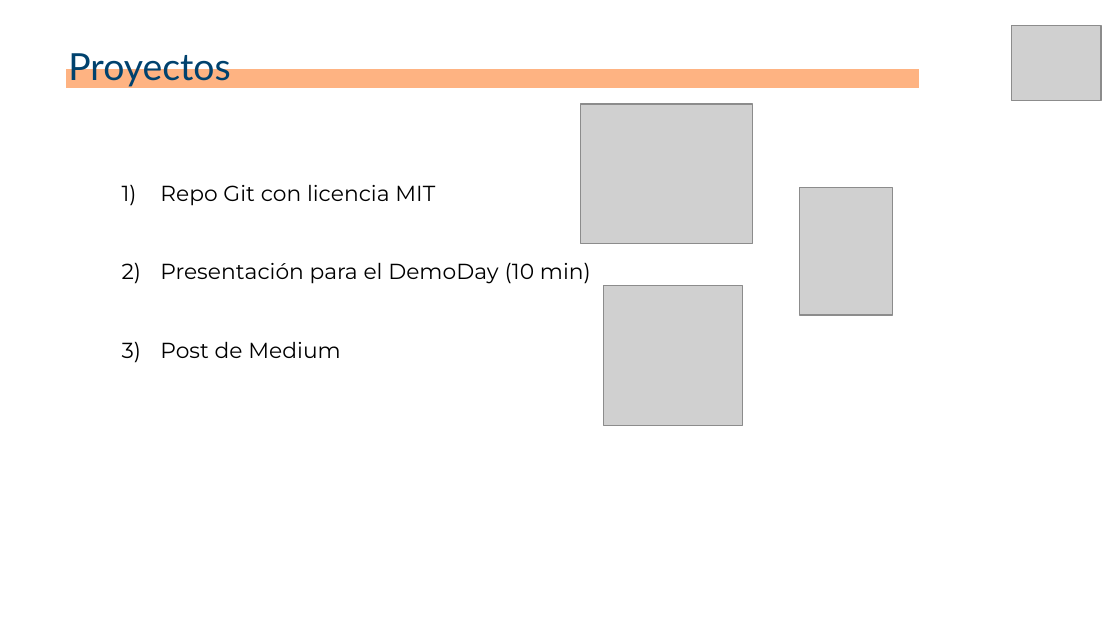
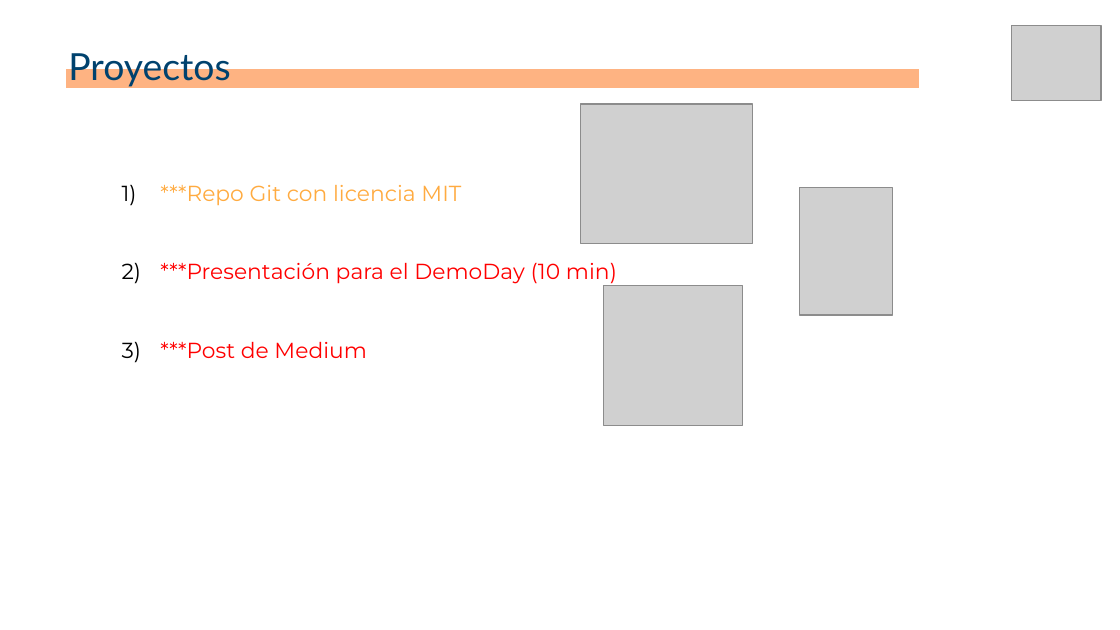
Before and after one commit to josuemzx/Chatbot-para-refugiados, a slide deck: slide 17 of doc/Template_ppt_sesion_Chatbot_para_refugiados.pptx. Drawn at 1120x630 pixels with LibreOffice and Linux fonts; fonts in the diff are those of the drawing; grey boxes stand for pictures. Boxes give left, top, right and bottom in pixels: in the first picture for what was removed or moved away, otherwise in the second. Text is boxed around its words. In the diff, an @@ line names an element or a change of style, - is before the commit and + after.

Commit message:
Update Template_ppt_sesion_Chatbot_para_refugiados.pptx
Ajustes en el apartado de Considerciones y Próximos pasos,

```diff
--- a/doc/Template_ppt_sesion_Chatbot_para_refugiados.pptx
+++ b/doc/Template_ppt_sesion_Chatbot_para_refugiados.pptx
@@ text at bbox=[160, 185, 617, 358]: text changed; text colour #000000 to #FF0000 @@
-1) Repo Git con licencia MIT
-2) Presentación para el DemoDay (10 min)
-3) Post de Medium
+1) ***Repo Git con licencia MIT
+2) ***Presentación para el DemoDay (10 min)
+3) ***Post de Medium
```
Also in this commit, not shown: 2 other slides changed.
